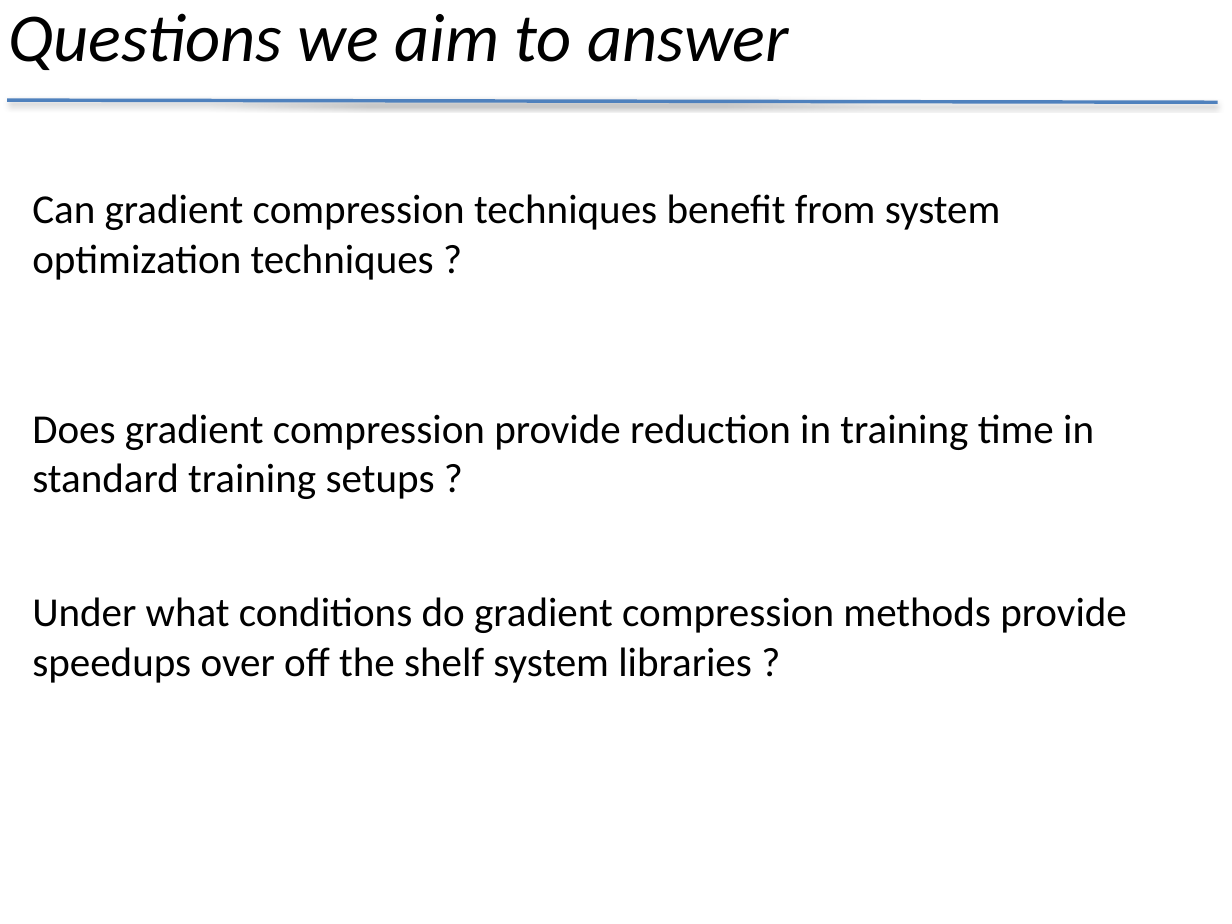
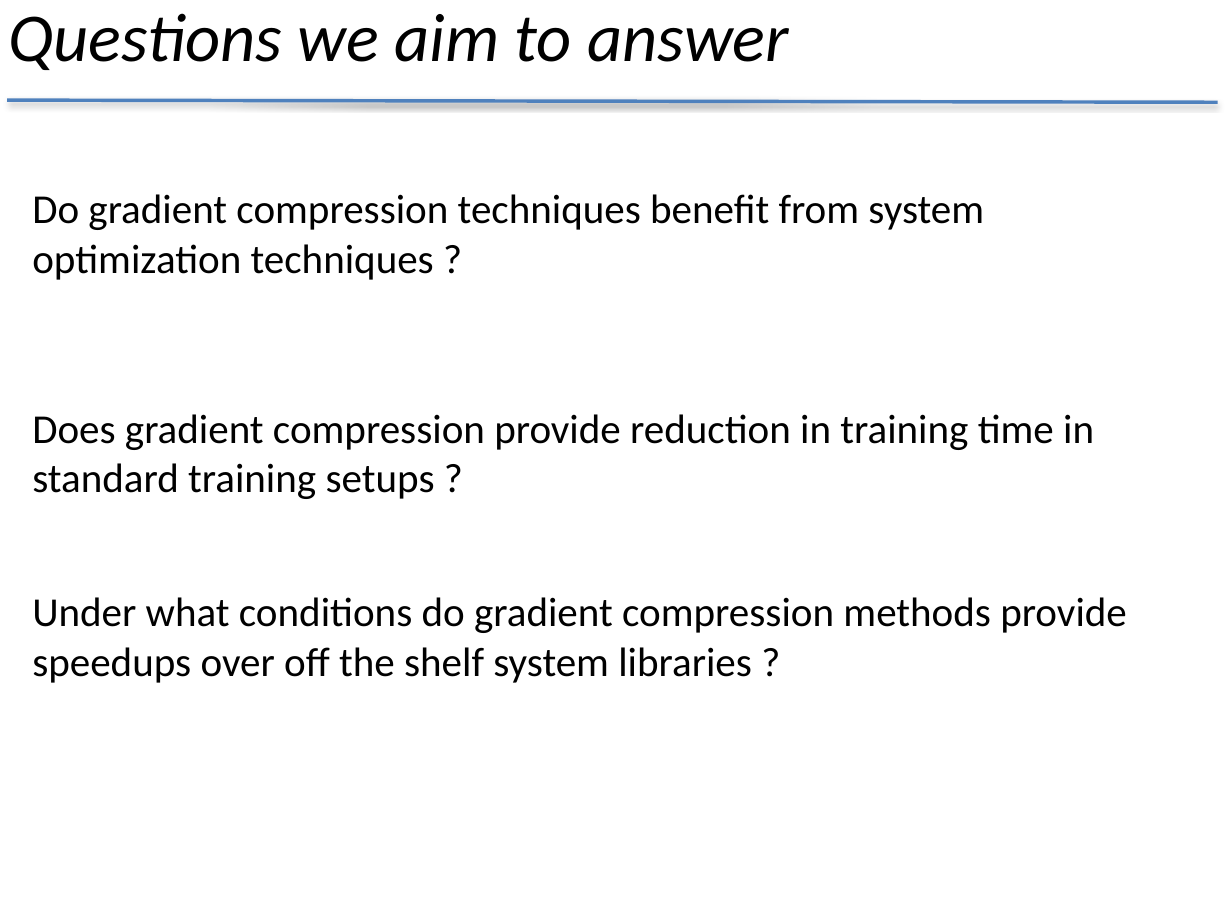
Before and after one commit to CSResearchSymposium/csresearchsymposium.github.io, a slide deck: slide 7 of data/submissions/slides/Saurabh Agarwal.pptx (slide 6 before the commit). Drawn at 1232x924 pixels with LibreOffice and Linux fonts; fonts in the diff are those of the drawing. Boxes give left, top, right and bottom in pixels: in the first picture for what was removed or moved away, otherwise in the second. Text is boxed around its words. In the diff, an @@ line names an element or a change of style, - is before the commit and + after.

```diff
--- a/data/submissions/slides/Saurabh Agarwal.pptx
+++ b/data/submissions/slides/Saurabh Agarwal.pptx
@@ text at box(32, 194, 984, 280): text changed @@
-Can gradient compression techniques benefit from system optimization techniques ?
+Do gradient compression techniques benefit from system optimization techniques ?
```
Also in this commit, not shown: 4 other slides changed, 3 slides added, 1 slide removed.
